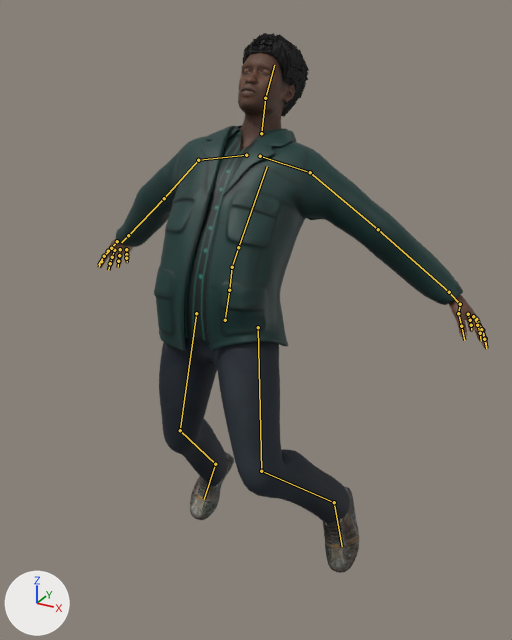
The glTF model public/models/characters/protagonist.glb: old version first, new version second.
Camera for both pictures: a 50 mm lens placed at (1.029, -1.684, 1.845), pointed at (0.106, -0.006, 1.006). The lights are fixed; the arrows at lower left show +X, +Y and +Z. The picture after the commit comes second. Both versions are drawn at frame 2 of the action 'ride_motorbike'; the numbers are the values there. The bones that change, and the others that lie on the model, are drawn over the model as lines.

In view in the first picture: 'CharcoalJeansMesh', 'HairShoesMesh', 'SkinEyesMesh', 'TealTechnicalJacketMesh'.
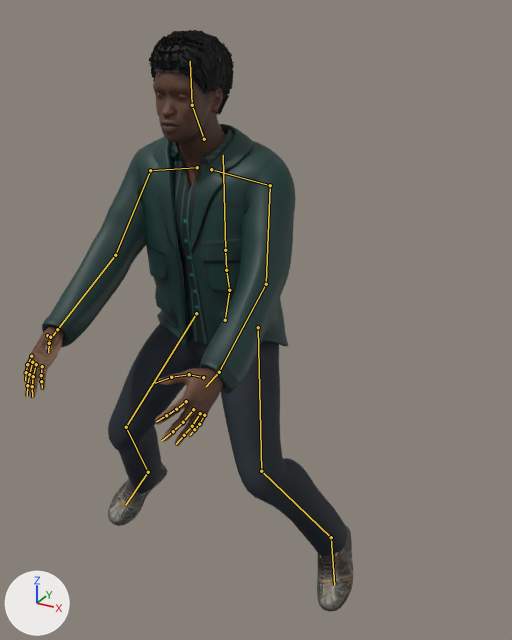
Boxes [x1, y1, x2, y2] around the edits, measured in the pictures (512 x 640 px):
'TealTechnicalJacketMesh', posed (27% narrower, 19% taller)
    before: [116, 125, 463, 351]
    after: [42, 124, 296, 394]
'CharcoalJeansMesh', posed
    before: [159, 337, 350, 523]
    after: [108, 323, 348, 556]
'SkinEyesMesh', posed
    before: [98, 53, 488, 349]
    after: [24, 72, 226, 446]
'HairShoesMesh', posed (45% wider, 8% taller)
    before: [190, 33, 359, 573]
    after: [108, 30, 353, 611]
bone 'Spine', root to tip
    before: (229, 290) to (232, 267)
    after: (229, 290) to (226, 270)
bone 'Chest', root to tip
    before: (232, 267) to (238, 247)
    after: (226, 270) to (225, 250)
bone 'UpperArm_L', root to tip
    before: (310, 172) to (378, 229)
    after: (270, 185) to (266, 284)
bone 'LowerArm_L', root to tip
    before: (378, 229) to (449, 292)
    after: (266, 284) to (219, 372)
bone 'UpperArm_R', root to tip
    before: (198, 160) to (164, 198)
    after: (150, 170) to (115, 255)
bone 'LowerArm_R', root to tip
    before: (164, 198) to (128, 235)
    after: (115, 255) to (57, 329)
bone 'Head', root to tip
    before: (265, 98) to (274, 65)
    after: (192, 105) to (190, 61)
bone 'LowerLeg_L', root to tip
    before: (261, 471) to (334, 502)
    after: (261, 471) to (331, 537)
bone 'UpperLeg_R', root to tip
    before: (196, 313) to (180, 430)
    after: (196, 313) to (126, 427)
bone 'LowerLeg_R', root to tip
    before: (180, 430) to (215, 464)
    after: (126, 427) to (148, 472)

The change, as a diff of the scene's bpy script:
```diff
--- a/public/models/characters/protagonist.glb.py
+++ b/public/models/characters/protagonist.glb.py
@@ bone_spine @@
 bone_spine = bpy.data.objects['JohannesburgProtagonist'].pose.bones['Spine']  # child of 'Hips'
-bone_spine.rotation_quaternion = (0.984, -0.179, 0.0, 0.0)  # degrees (-21, 0, 0)
+bone_spine.rotation_quaternion = (0.999, 0.05, 0.0, 0.0)  # degrees (6, 0, 0)
@@ bone_chest @@
 bone_chest = bpy.data.objects['JohannesburgProtagonist'].pose.bones['Chest']  # child of 'Spine'
-bone_chest.rotation_quaternion = (0.996, -0.09, 0.0, 0.0)  # degrees (-10, 0, 0)
+bone_chest.rotation_quaternion = (0.999, 0.04, 0.0, 0.0)  # degrees (5, 0, 0)
@@ bone_upperarm_l @@
 bone_upperarm_l = bpy.data.objects['JohannesburgProtagonist'].pose.bones['UpperArm_L']  # child of 'clavicle_l'
-bone_upperarm_l.rotation_quaternion = (0.943, -0.266, -0.054, 0.191)  # degrees (-32, 0, 23)
+bone_upperarm_l.rotation_quaternion = (0.923, 0.296, -0.075, -0.236)  # degrees (36, 0, -29)
@@ bone_lowerarm_l @@
 bone_lowerarm_l = bpy.data.objects['JohannesburgProtagonist'].pose.bones['LowerArm_L']  # child of 'UpperArm_L'
-bone_lowerarm_l.rotation_quaternion = (0.927, -0.37, 0.022, -0.056)  # degrees (-44, 0, -7)
+bone_lowerarm_l.rotation_quaternion = (0.993, -0.1, 0.006, -0.06)  # degrees (-11, 0, -7)
@@ bone_upperarm_r @@
 bone_upperarm_r = bpy.data.objects['JohannesburgProtagonist'].pose.bones['UpperArm_R']  # child of 'clavicle_r'
-bone_upperarm_r.rotation_quaternion = (0.943, -0.266, 0.054, -0.191)  # degrees (-32, 0, -23)
+bone_upperarm_r.rotation_quaternion = (0.923, 0.296, 0.075, 0.236)  # degrees (36, 0, 29)
@@ bone_lowerarm_r @@
 bone_lowerarm_r = bpy.data.objects['JohannesburgProtagonist'].pose.bones['LowerArm_R']  # child of 'UpperArm_R'
-bone_lowerarm_r.rotation_quaternion = (0.927, -0.37, -0.022, 0.056)  # degrees (-44, 0, 7)
+bone_lowerarm_r.rotation_quaternion = (0.993, -0.1, -0.006, 0.06)  # degrees (-11, 0, 7)
@@ bone_head @@
 bone_head = bpy.data.objects['JohannesburgProtagonist'].pose.bones['Head']  # child of 'neck_01'
-bone_head.rotation_quaternion = (1.0, 0.0, 0.0, 0.0)  # degrees (0, 0, 0)
+bone_head.rotation_quaternion = (0.998, -0.07, 0.0, 0.0)  # degrees (-8, 0, 0)
@@ bone_lowerleg_l @@
 bone_lowerleg_l = bpy.data.objects['JohannesburgProtagonist'].pose.bones['LowerLeg_L']  # child of 'UpperLeg_L'
-bone_lowerleg_l.rotation_quaternion = (0.811, 0.585, 0.0, 0.0)  # degrees (72, 0, 0)
+bone_lowerleg_l.rotation_quaternion = (0.878, 0.479, 0.0, 0.0)  # degrees (57, 0, 0)
@@ bone_upperleg_r @@
 bone_upperleg_r = bpy.data.objects['JohannesburgProtagonist'].pose.bones['UpperLeg_R']  # child of 'Hips'
-bone_upperleg_r.rotation_quaternion = (1.0, -0.02, 0.0, 0.0)  # degrees (-2, 0, 0)
+bone_upperleg_r.rotation_quaternion = (-0.964, 0.267, 0.0, 0.0)  # degrees (-31, 0, 0)
@@ bone_lowerleg_r @@
 bone_lowerleg_r = bpy.data.objects['JohannesburgProtagonist'].pose.bones['LowerLeg_R']  # child of 'UpperLeg_R'
-bone_lowerleg_r.rotation_quaternion = (0.936, 0.352, 0.0, 0.0)  # degrees (41, 0, 0)
+bone_lowerleg_r.rotation_quaternion = (0.878, 0.479, 0.0, 0.0)  # degrees (57, 0, 0)
```
